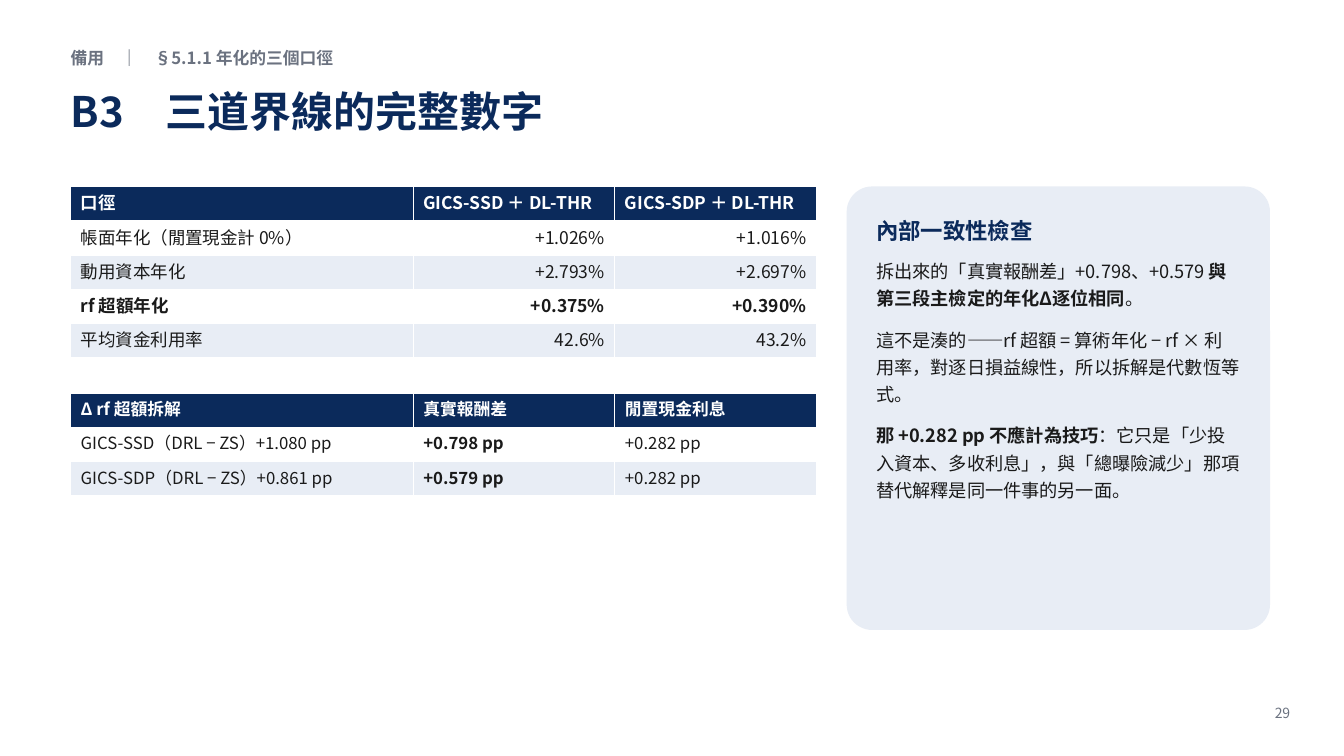
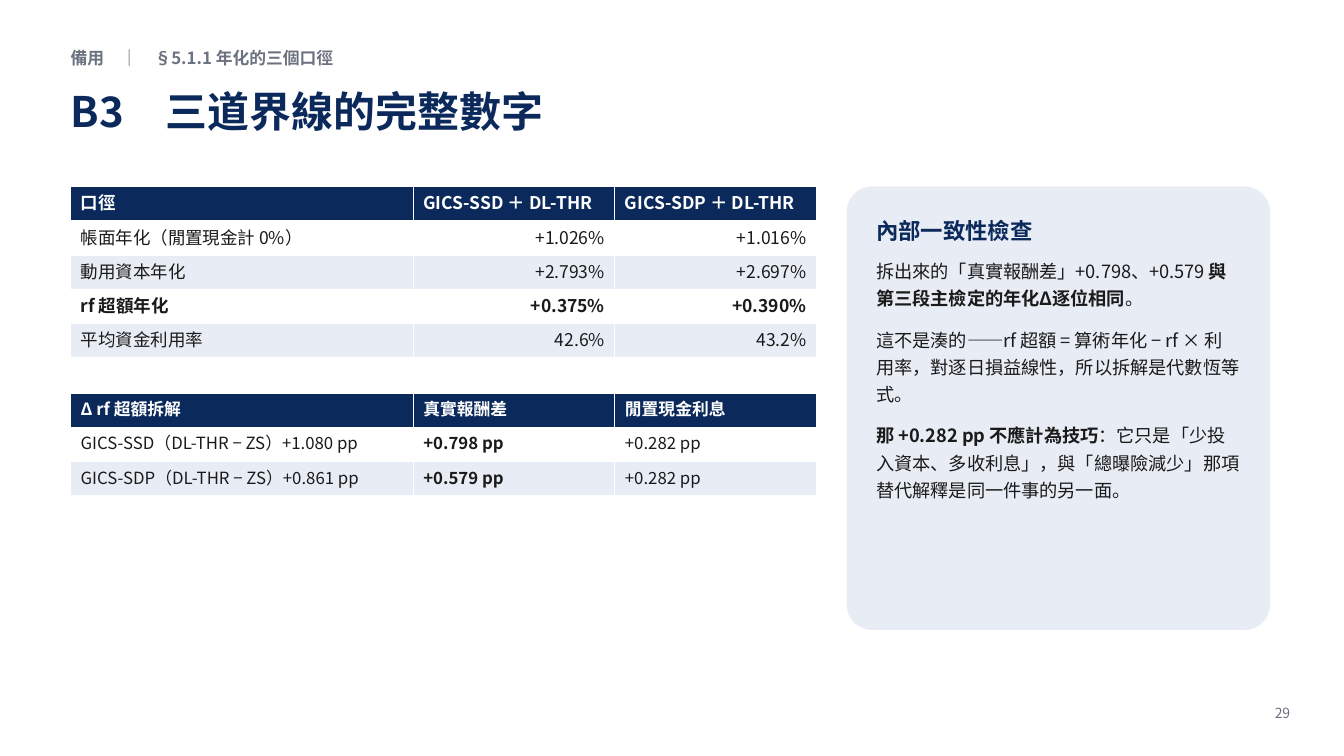
Before and after one commit to LerajieAsta/pairtrade_trainingproject, a slide deck: slide 29 of thesis/1150922.pptx. Drawn at 1344x756 pixels with LibreOffice and Linux fonts; fonts in the diff are those of the drawing. Boxes give left, top, right and bottom in pixels: in the first picture for what was removed or moved away, otherwise in the second. Text is boxed around its words. In the diff, an @@ line names an element or a change of style, - is before the commit and + after.

```diff
--- a/thesis/1150922.pptx
+++ b/thesis/1150922.pptx
@@ table at [71, 393, 817, 496] @@
-row 2, column 1: GICS-SSD（DRL − ZS）+1.080 pp
+row 2, column 1: GICS-SSD（DL-THR − ZS）+1.080 pp
-row 3, column 1: GICS-SDP（DRL − ZS）+0.861 pp
+row 3, column 1: GICS-SDP（DL-THR − ZS）+0.861 pp
```
Also in this commit, not shown: 13 other files.
